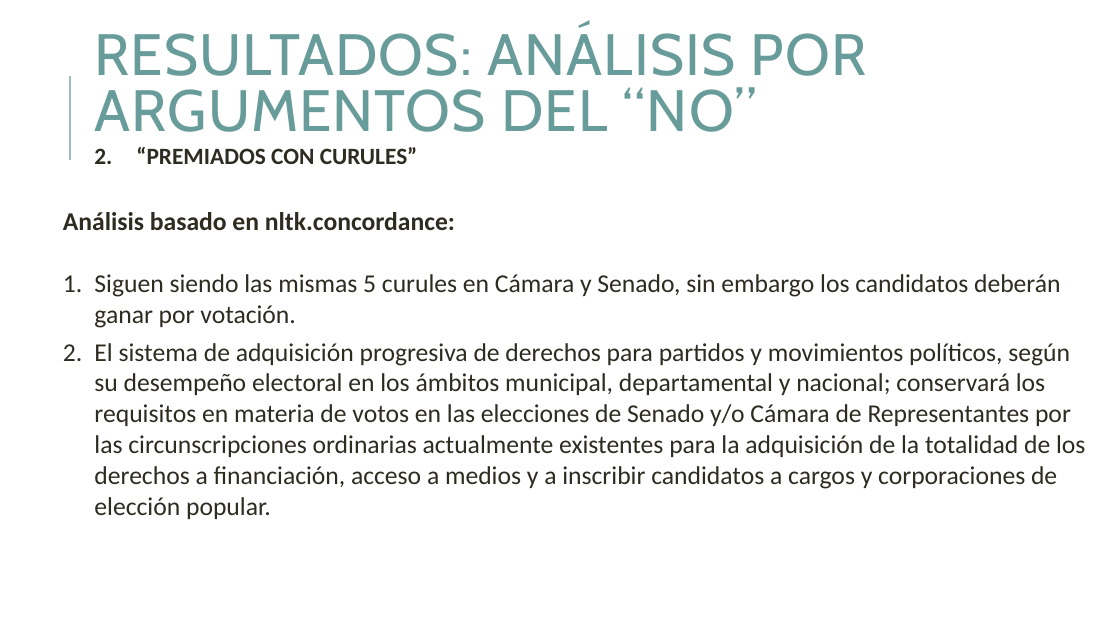
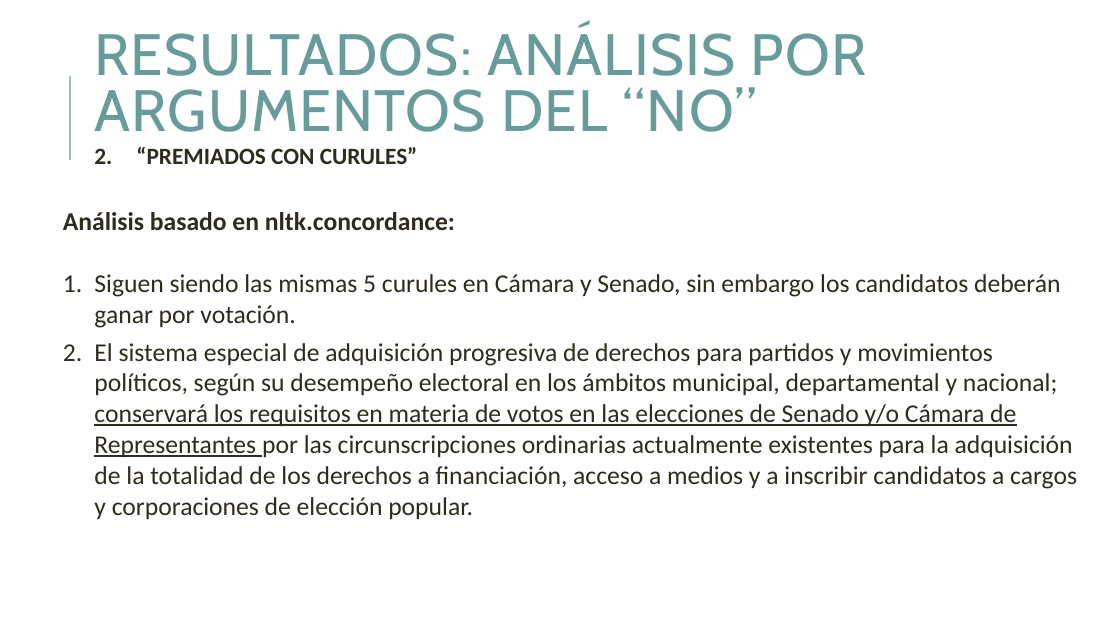
Before and after one commit to diecasta29/MCPP_diego.castaneda, a slide deck: slide 11 of MCPP_Trabajo_Final/Análisis de acuerdos de paz 2016.pptx. Drawn at 1120x630 pixels with LibreOffice and Linux fonts; fonts in the diff are those of the drawing. Boxes give left, top, right and bottom in pixels: in the first picture for what was removed or moved away, otherwise in the second. Text is boxed around its words. In the diff, an @@ line names an element or a change of style, - is before the commit and + after.

Commit message:
final ppt

```diff
--- a/MCPP_Trabajo_Final/Análisis de acuerdos de paz 2016.pptx
+++ b/MCPP_Trabajo_Final/Análisis de acuerdos de paz 2016.pptx
@@ text at (x1=94, y1=343, x2=1077, y2=519): text changed @@
-2. El sistema de adquisición progresiva de derechos para partidos y movimientos políticos, según su desempeño electoral en los ámbitos municipal, departamental y nacional; conservará los requisitos en materia de votos en las elecciones de Senado y/o Cámara de Representantes por las circunscripciones ordinarias actualmente existentes para la adquisición de la totalidad de los derechos a financiación, acceso a medios y a inscribir candidatos a cargos y corporaciones de elección popular.
+2. El sistema especial de adquisición progresiva de derechos para partidos y movimientos políticos, según su desempeño electoral en los ámbitos municipal, departamental y nacional; conservará los requisitos en materia de votos en las elecciones de Senado y/o Cámara de Representantes por las circunscripciones ordinarias actualmente existentes para la adquisición de la totalidad de los derechos a financiación, acceso a medios y a inscribir candidatos a cargos y corporaciones de elección popular.
```
Also in this commit, not shown: 4 other slides changed.
